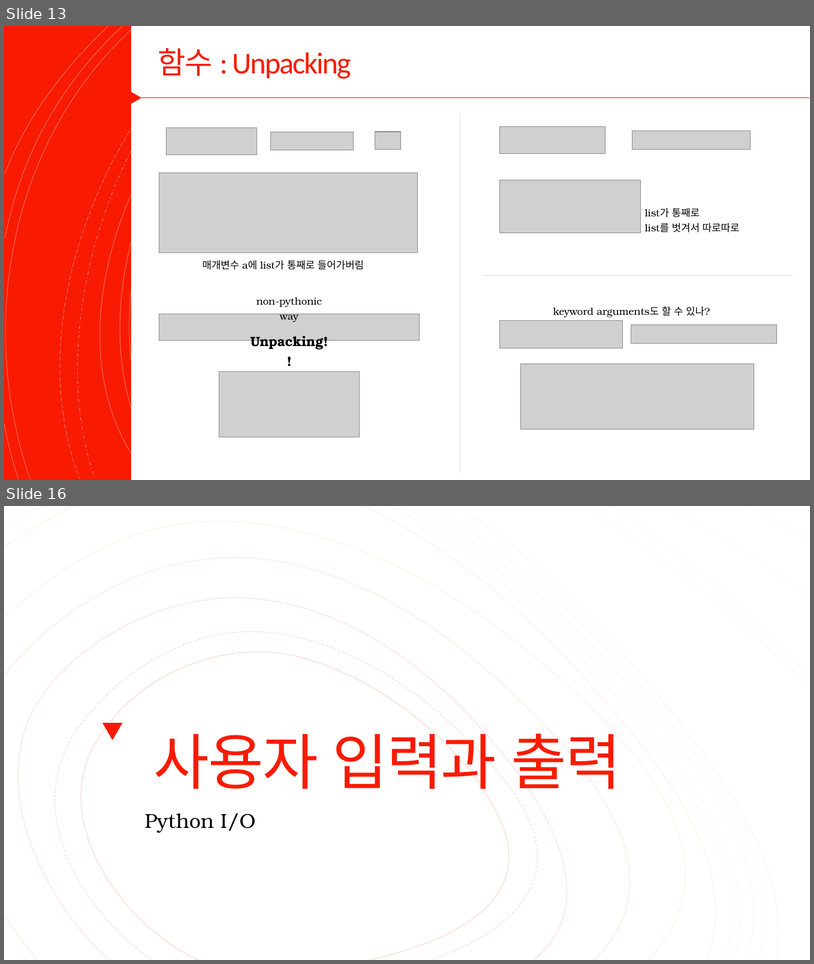
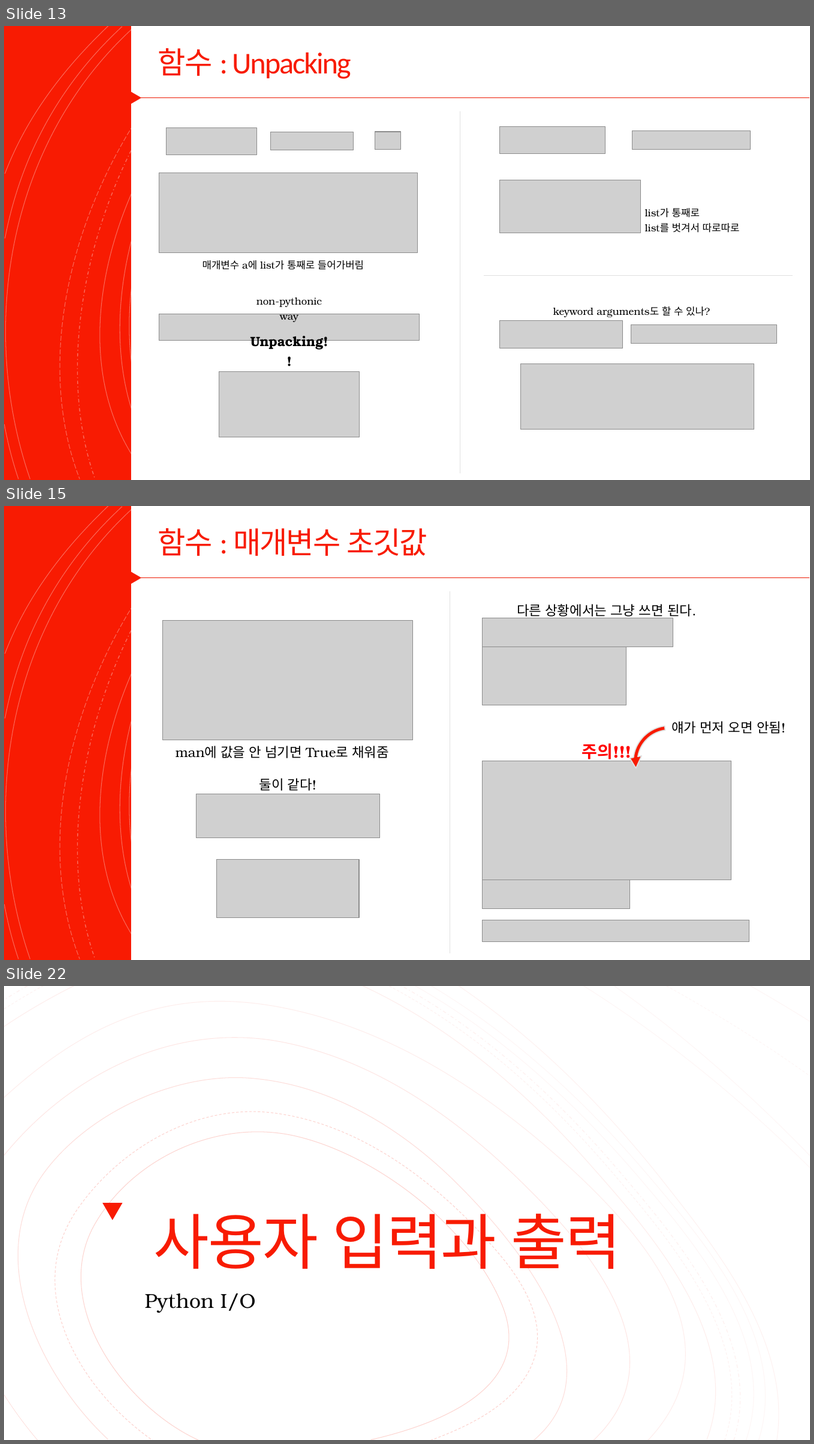
Before and after one commit to Valentine117/python_basic_class, a slide deck: 04장 프로그램의 입력과 출력은 어떻게 해야 할까.pptx. Shown one above the other, each under a label of ours: slides 13 and 16 before the commit, slides 13, 15 and 22 after it; the slides between them are not shown. The pictures are 814x964 and 814x1444 pixels, drawn with LibreOffice and Linux fonts; fonts in the diff are those of the drawing; grey boxes stand for pictures. Boxes give left, top, right and bottom in pixels: in the first picture for what was removed or moved away, otherwise in the second. Text is boxed around its words. In the diff, an @@ line names an element or a change of style, - is before the commit and + after.

```diff
--- a/04장 프로그램의 입력과 출력은 어떻게 해야 할까.pptx
+++ b/04장 프로그램의 입력과 출력은 어떻게 해야 할까.pptx
@@ slide 15 added at (x1=4, y1=506, x2=810, y2=960), background #FFFFFF; not listed: 16 template elements that a slide beside it also shows @@
@@ rectangle added at (x1=4, y1=506, x2=810, y2=960), fill #F81B02 @@
@@ group added at (x1=4, y1=506, x2=809, y2=960): 16 freeform shapes @@
@@ rectangle added at (x1=131, y1=506, x2=810, y2=960), fill #FFFFFF @@
@@ title added at (x1=158, y1=528, x2=428, y2=556), 36 pt, text #F81B02 @@
+함수 : 매개변수 초깃값
@@ triangle added at (x1=125, y1=567, x2=141, y2=588), fill #F81B02 @@
@@ line added from (141, 577) to (810, 577), #ED1A02 0.75 pt @@
@@ line added from (450, 591) to (450, 953), #E0E0E0 0.75 pt @@
@@ text added at (x1=517, y1=604, x2=696, y2=618), 16 pt, text #000000 @@
+다른 상황에서는 그냥 쓰면 된다.
@@ picture added at (x1=163, y1=621, x2=413, y2=740) @@
@@ picture added at (x1=483, y1=618, x2=674, y2=646) @@
@@ picture added at (x1=483, y1=646, x2=627, y2=705) @@
@@ circular arrow added at (x1=624, y1=715, x2=716, y2=808), fill #F81B02, outline #E0E0E0 1.25 pt @@
@@ text added at (x1=672, y1=721, x2=786, y2=733), 16 pt, text #000000 @@
+얘가 먼저 오면 안됨!
@@ text added at (x1=176, y1=745, x2=389, y2=758), 16 pt, text #000000 @@
+man에 값을 안 넘기면 True로 채워줌
@@ text added at (x1=582, y1=743, x2=632, y2=762), 20 pt, text #FF0000, bold @@
+주의!!!
@@ picture added at (x1=483, y1=760, x2=732, y2=879) @@
@@ text added at (x1=260, y1=778, x2=317, y2=790), 16 pt, text #000000 @@
+둘이 같다!
@@ picture added at (x1=197, y1=794, x2=380, y2=838) @@
@@ picture added at (x1=217, y1=859, x2=360, y2=918) @@
@@ picture added at (x1=483, y1=879, x2=630, y2=908) @@
@@ picture added at (x1=483, y1=920, x2=750, y2=942) @@
@@ what was slide 16 is now slide 22 @@
```
Also in this commit, not shown: 1 slide changed, 6 other slides added, 1 slide removed.
